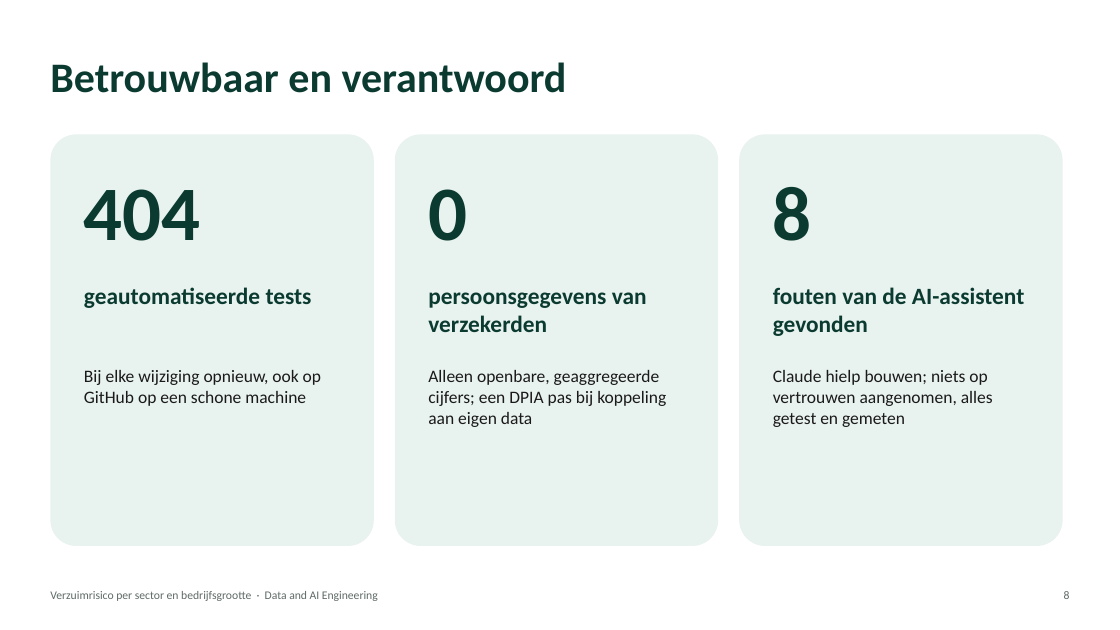
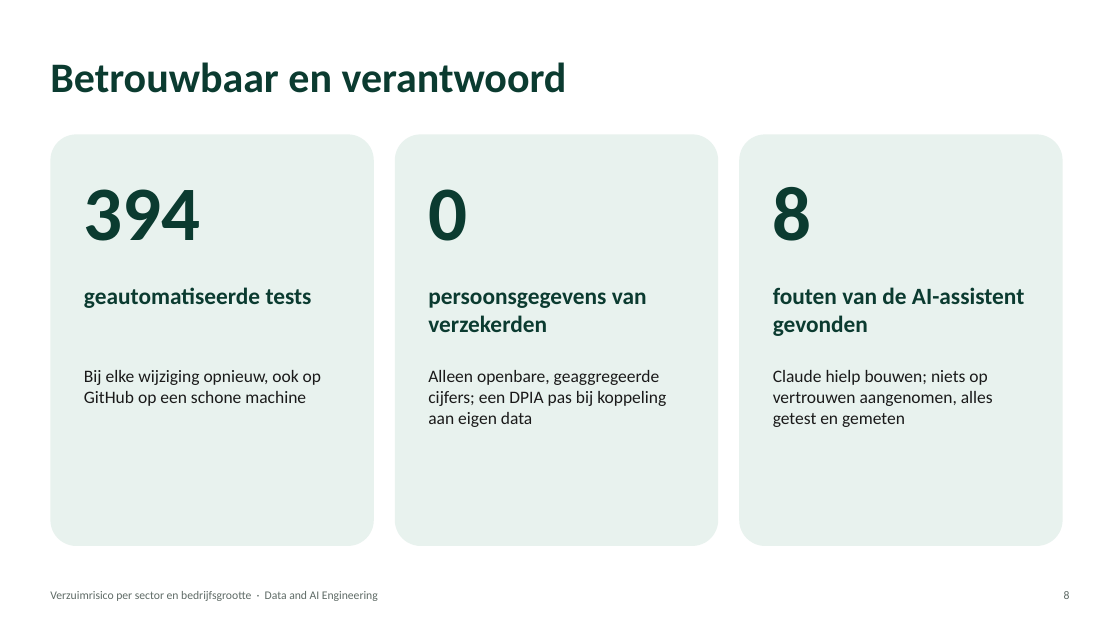
Before and after one commit to stefancodecommit/AOV_Lakehouse, a slide deck: slide 9 of docs/presentatie.pptx. Drawn at 1120x630 pixels with LibreOffice and Linux fonts; fonts in the diff are those of the drawing. Boxes give left, top, right and bottom in pixels: in the first picture for what was removed or moved away, otherwise in the second. Text is boxed around its words. In the diff, an @@ line names an element or a change of style, - is before the commit and + after.

```diff
--- a/docs/presentatie.pptx
+++ b/docs/presentatie.pptx
@@ text removed at box(84, 189, 201, 241) @@
-404
@@ text added at box(84, 189, 201, 241), 66 pt, text #0B3B30, bold @@
+394
```
